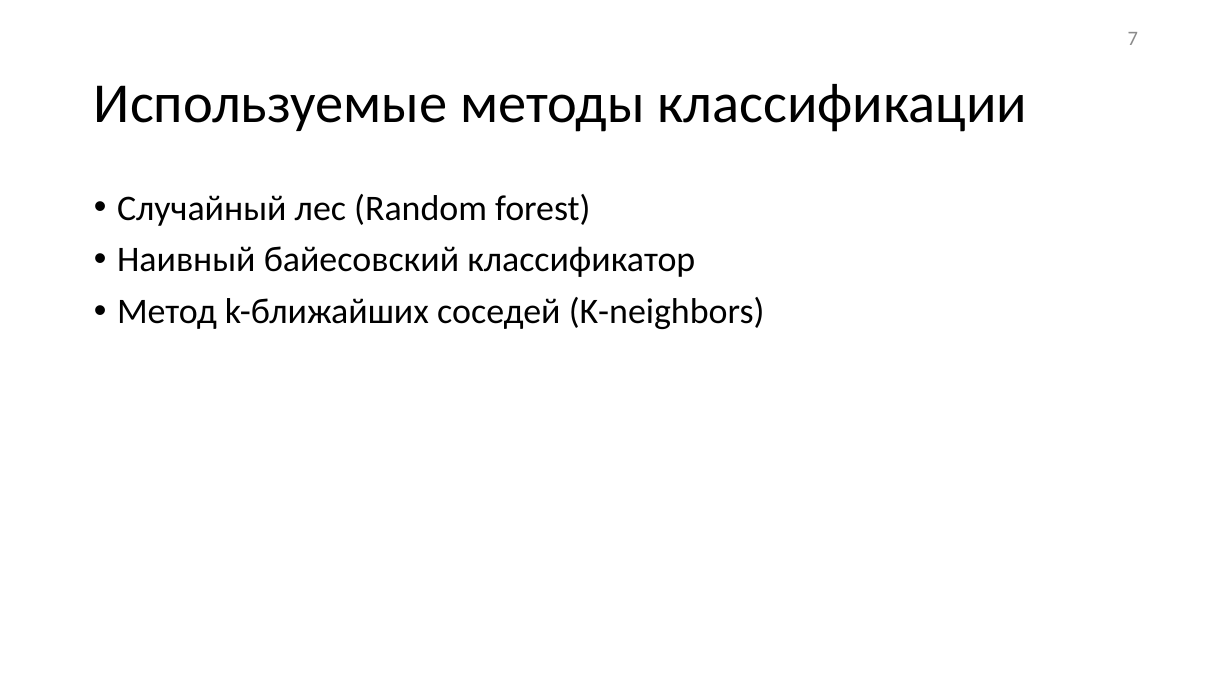
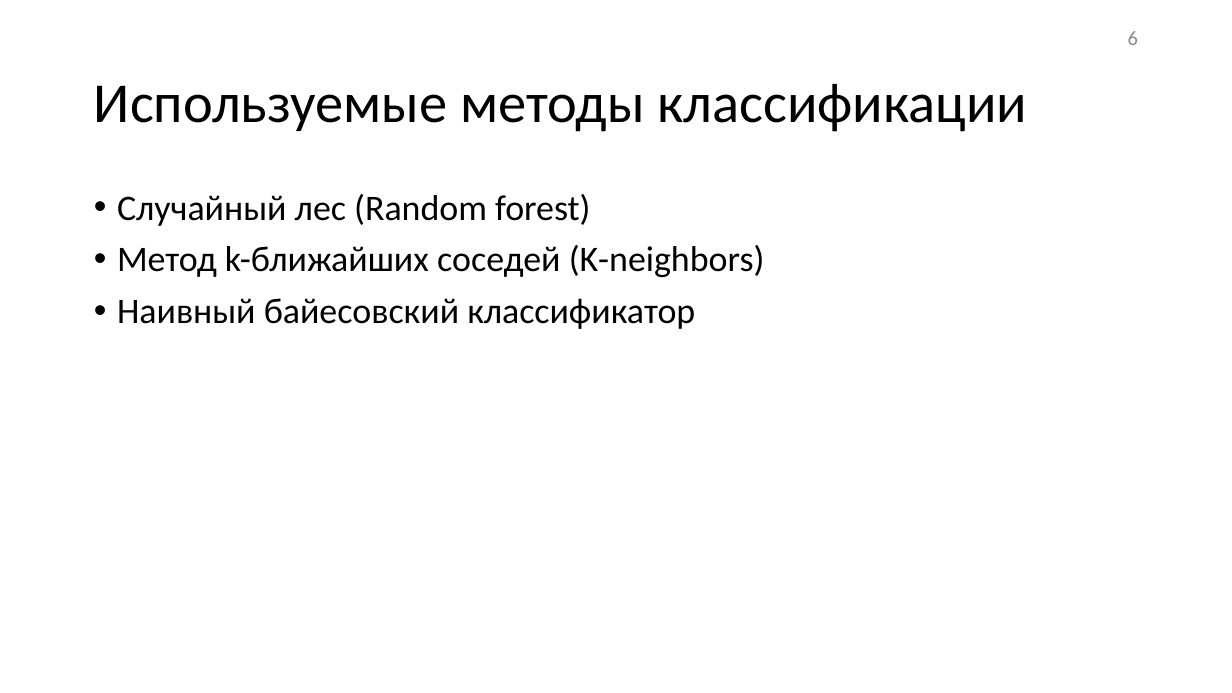
Before and after one commit to desoo40/mai_labs, a slide deck: slide 6 of diploma/00 Отчетность/0 Текст и презентация/Применение_графов_для_классификации.pptx (slide 7 before the commit). Drawn at 1232x693 pixels with LibreOffice and Linux fonts; fonts in the diff are those of the drawing. Boxes give left, top, right and bottom in pixels: in the first picture for what was removed or moved away, otherwise in the second. Text is boxed around its words. In the diff, an @@ line names an element or a change of style, - is before the commit and + after.

```diff
--- a/diploma/00 Отчетность/0 Текст и презентация/Применение_графов_для_классификации.pptx
+++ b/diploma/00 Отчетность/0 Текст и презентация/Применение_графов_для_классификации.pptx
@@ page number at (1128, 31, 1138, 45): text changed @@
-7
+6
@@ text at (117, 245, 765, 277): paragraph added @@
+• Метод k-ближайших соседей (K-neighbors)
@@ text at (117, 297, 765, 329): paragraph removed @@
-• Метод k-ближайших соседей (K-neighbors)
```
Also in this commit, not shown: 6 other slides changed, 1 slide added, 51 other files.
